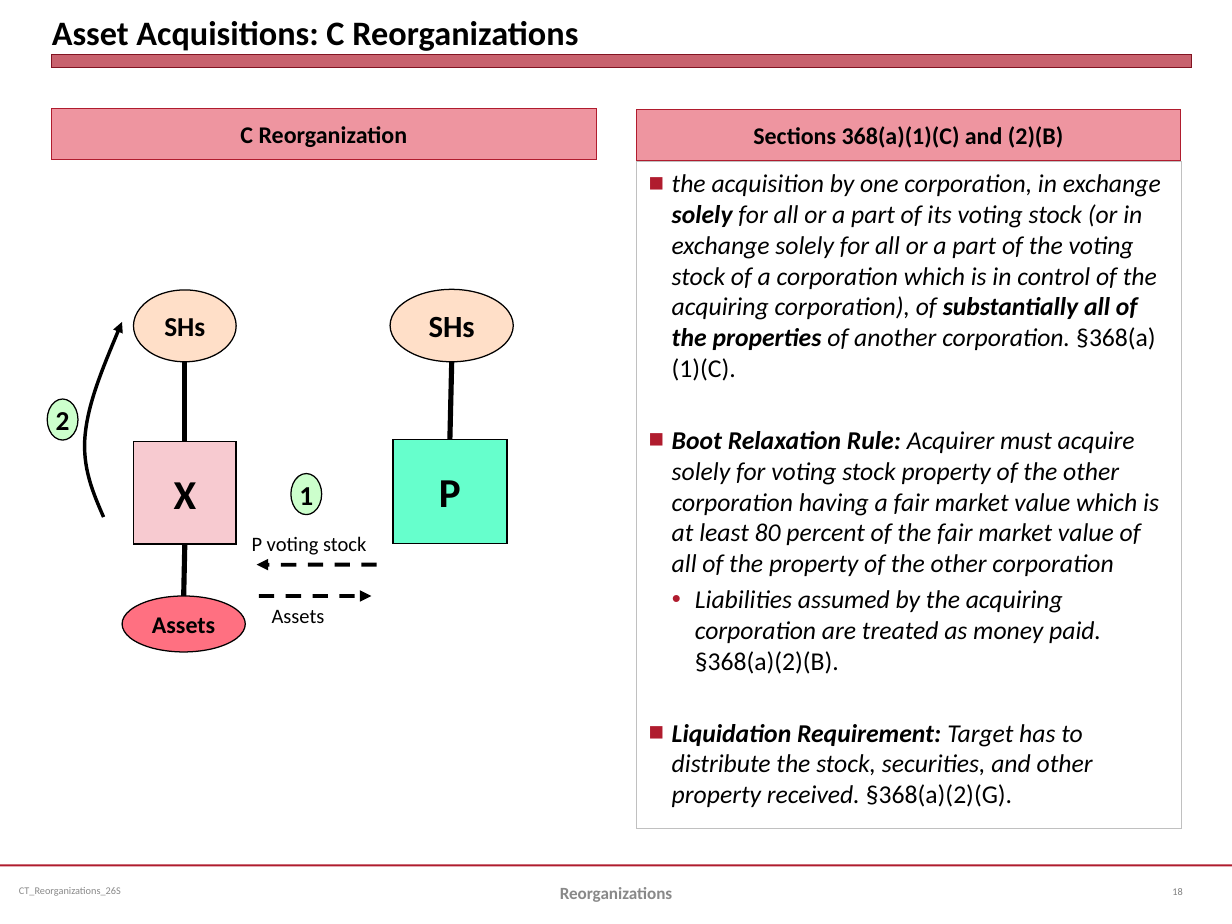
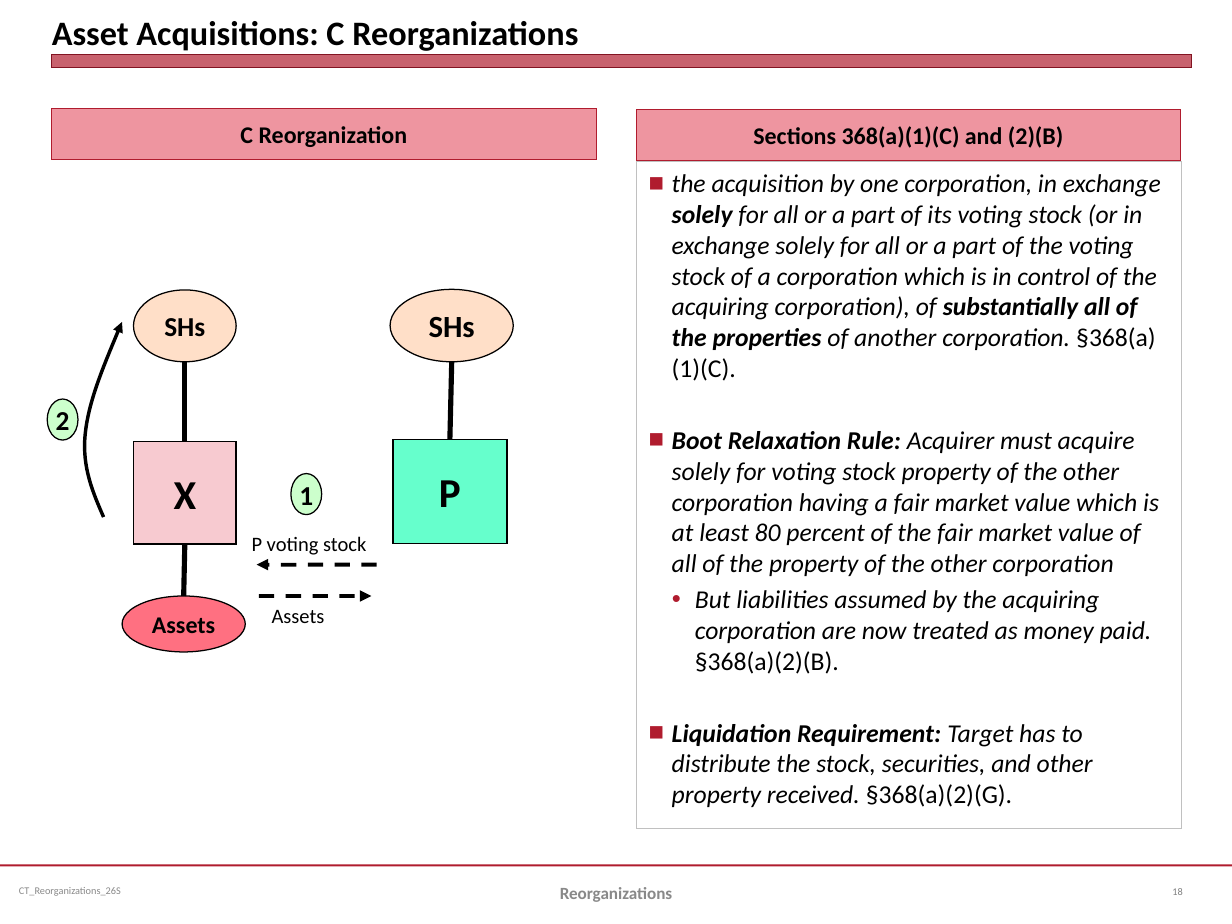
Before and after one commit to jmc877/Corporate-Tax, a slide deck: slide 18 of slides/CT_Reorganizations_26S.pptx. Drawn at 1232x924 pixels with LibreOffice and Linux fonts; fonts in the diff are those of the drawing. Boxes give left, top, right and bottom in pixels: in the first picture for what was removed or moved away, otherwise in the second. Text is boxed around its words. In the diff, an @@ line names an element or a change of style, - is before the commit and + after.

```diff
--- a/slides/CT_Reorganizations_26S.pptx
+++ b/slides/CT_Reorganizations_26S.pptx
@@ text at (x1=695, y1=590, x2=1152, y2=674): text changed @@
-  • Liabilities assumed by the acquiring corporation are treated as money paid. §368(a)(2)(B).
+  • But liabilities assumed by the acquiring corporation are now treated as money paid. §368(a)(2)(B).
```
Also in this commit, not shown: 2 other files.
